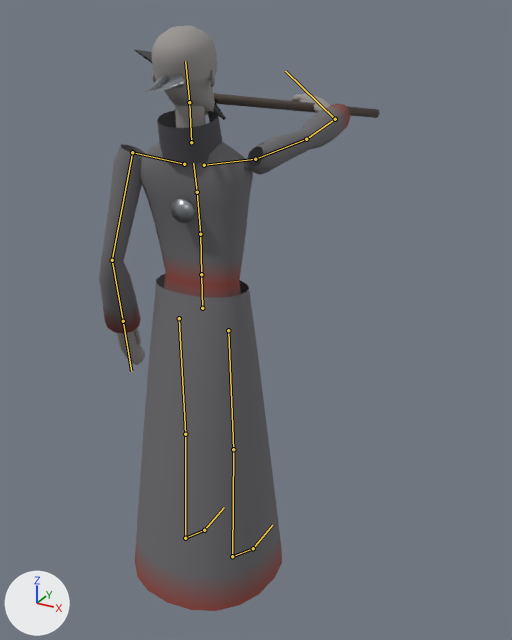
An edit to the glTF model assets/models/characters/inquisitor.glb, drawn before and after from the same camera.
Camera for both pictures: a camera (50 mm lens) standing at (1.23, -1.86, 2.04) and looking at (0.01, 0.35, 0.94). The lights are fixed; the arrows at lower left show +X, +Y and +Z. The picture after the commit comes second. Both versions are drawn at frame 7 of the action 'push'; the numbers are the values there. The bones that change, and the others that lie on the model, are drawn over the model as lines.

The first picture shows 'Inquisitor'.
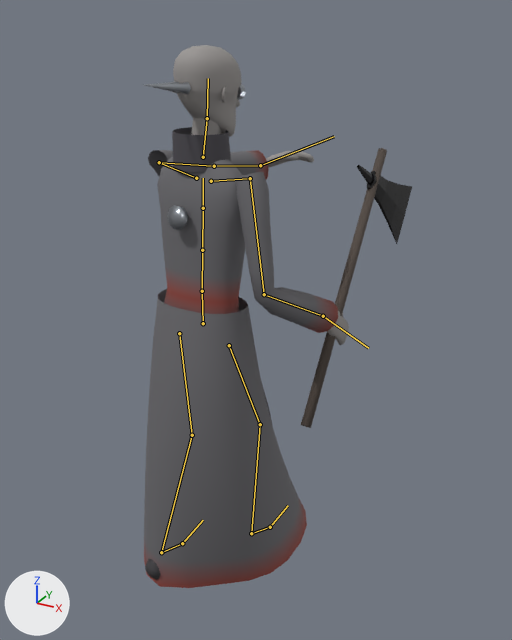
Location of each change, (x1, y1, x2, y2) in pixels of the pictures (512 x 640 px):
'Inquisitor', posed (7% shorter)
    before: (99, 26, 380, 611)
    after: (144, 45, 412, 588)
bone 'Hips', root to tip
    before: (202, 308) to (201, 275)
    after: (203, 323) to (202, 291)
bone 'Spine', root to tip
    before: (201, 274) to (200, 234)
    after: (202, 291) to (202, 250)
bone 'Chest', root to tip
    before: (200, 234) to (197, 192)
    after: (202, 250) to (203, 208)
bone 'UpperChest', root to tip
    before: (197, 192) to (193, 163)
    after: (203, 208) to (203, 178)
bone 'RightUpperArm', root to tip
    before: (255, 159) to (306, 139)
    after: (250, 178) to (264, 294)
bone 'RightLowerArm', root to tip
    before: (306, 139) to (335, 119)
    after: (264, 294) to (323, 316)
bone 'RightHand', root to tip
    before: (335, 119) to (285, 71)
    after: (323, 316) to (368, 348)
bone 'LeftUpperArm', root to tip
    before: (132, 152) to (112, 260)
    after: (159, 162) to (214, 166)
bone 'LeftLowerArm', root to tip
    before: (112, 260) to (123, 321)
    after: (214, 166) to (260, 165)
bone 'LeftHand', root to tip
    before: (123, 321) to (131, 371)
    after: (260, 165) to (334, 136)
bone 'RightUpperLeg', root to tip
    before: (228, 330) to (233, 449)
    after: (229, 345) to (260, 424)
bone 'RightLowerLeg', root to tip
    before: (233, 449) to (232, 556)
    after: (260, 424) to (251, 533)
bone 'RightFoot', root to tip
    before: (232, 556) to (253, 548)
    after: (251, 533) to (270, 527)
bone 'LeftUpperLeg', root to tip
    before: (179, 318) to (185, 434)
    after: (179, 333) to (192, 435)
bone 'LeftLowerLeg', root to tip
    before: (185, 434) to (185, 538)
    after: (192, 435) to (161, 552)
bone 'LeftFoot', root to tip
    before: (185, 538) to (204, 530)
    after: (161, 552) to (182, 543)

The change in detail:
Bone 'Hips' (bone_hips) moves from (0.0, 0.0, 0.0) to (0.0, -0.057, 0.0).
Bone 'Spine' (bone_spine) turns from (-2, 4, 0) to (2, -4, 0) degrees about its own x, y and z.
Bone 'Chest' (bone_chest) turns from (-2, 4, 0) to (3, -4, 0) degrees about its own x, y and z.
Bone 'UpperChest' (bone_upperchest) turns from (-2, 4, 0) to (3, -4, 0) degrees about its own x, y and z.
Bone 'RightUpperArm' (bone_rightupperarm) turns from (79, 3, -22) to (6, 0, 26) degrees about its own x, y and z.
Bone 'RightLowerArm' (bone_rightlowerarm) turns from (0, 0, 0) to (58, 0, 0) degrees about its own x, y and z.
Bone 'RightHand' (bone_righthand) turns from (64, 0, 0) to (-10, 0, 0) degrees about its own x, y and z.
Bone 'LeftUpperArm' (bone_leftupperarm) turns from (-13, 4, -26) to (79, -3, 22) degrees about its own x, y and z.
Bone 'LeftLowerArm' (bone_leftlowerarm) turns from (29, 0, 0) to (0, 0, 0) degrees about its own x, y and z.
Bone 'LeftHand' (bone_lefthand) turns from (0, 0, 0) to (64, 0, 0) degrees about its own x, y and z.
Bone 'RightUpperLeg' (bone_rightupperleg) turns from (0, 0, 0) to (25, 0, 0) degrees about its own x, y and z.
Bone 'RightLowerLeg' (bone_rightlowerleg) turns from (0, 0, 0) to (-32, 0, 0) degrees about its own x, y and z.
Bone 'RightFoot' (bone_rightfoot) turns from (0, 0, 0) to (6, 0, 0) degrees about its own x, y and z.
Bone 'LeftUpperLeg' (bone_leftupperleg) turns from (0, 0, 0) to (8, 0, 2) degrees about its own x, y and z.
Bone 'LeftLowerLeg' (bone_leftlowerleg) turns from (0, 0, 0) to (-32, 0, 0) degrees about its own x, y and z.
Bone 'LeftFoot' (bone_leftfoot) turns from (0, 0, 0) to (23, -2, -2) degrees about its own x, y and z.
